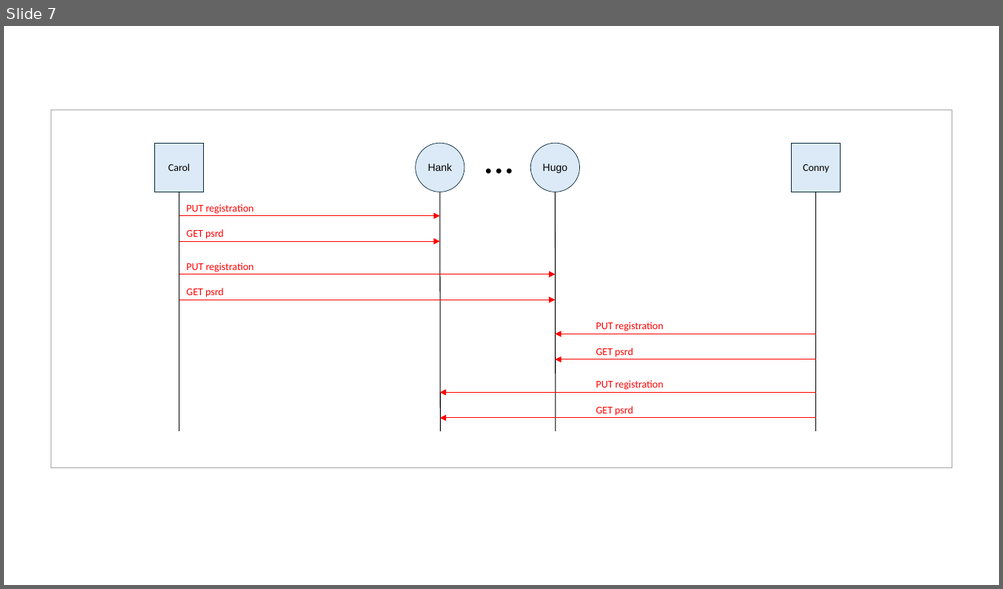
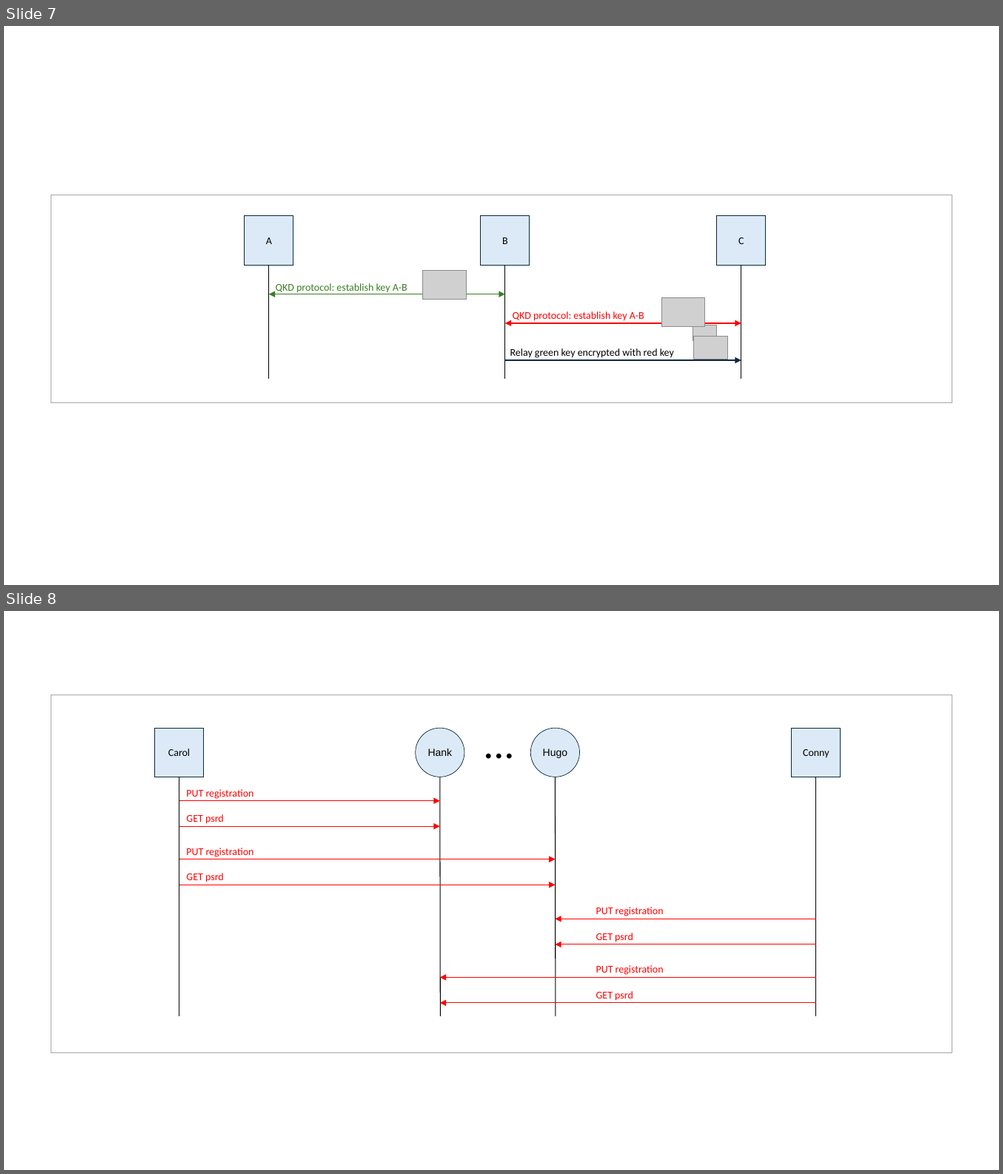
Before and after one commit to brunorijsman/dske-python, a slide deck: docs/figures/figures.pptx. Shown one above the other, each under a label of ours: slide 7 before the commit, slides 7 and 8 after it. The pictures are 1003x589 and 1003x1174 pixels, drawn with LibreOffice and Linux fonts; fonts in the diff are those of the drawing; grey boxes stand for pictures. Boxes give left, top, right and bottom in pixels: in the first picture for what was removed or moved away, otherwise in the second. Text is boxed around its words. In the diff, an @@ line names an element or a change of style, - is before the commit and + after.

```diff
--- a/docs/figures/figures.pptx
+++ b/docs/figures/figures.pptx
@@ slide 7 added at <box>4,26,999,585</box>, background #FFFFFF @@
@@ rectangle added at <box>51,195,952,403</box>, outline #A6A6A6 0.75 pt @@
@@ rectangle added at <box>244,216,293,266</box>, fill #DCEAF7, outline #092A39 0.75 pt, 10 pt, text #000000 @@
+A
@@ rectangle added at <box>481,216,530,266</box>, fill #DCEAF7, outline #092A39 0.75 pt, 10 pt, text #000000 @@
+B
@@ rectangle added at <box>717,216,765,266</box>, fill #DCEAF7, outline #092A39 0.75 pt, 10 pt, text #000000 @@
+C
@@ line added from (269, 266) to (269, 379), #000000 0.75 pt @@
@@ line added from (505, 266) to (505, 379), #000000 0.75 pt @@
@@ line added from (741, 266) to (741, 379), #000000 0.75 pt @@
@@ text added at <box>276,284,407,293</box>, 10 pt, text #3B7D23 @@
+QKD protocol: establish key A-B
@@ picture added at <box>423,271,466,300</box> @@
@@ double arrow added from (505, 295) to (269, 295), #3B7D23 1 pt @@
@@ text added at <box>512,312,644,321</box>, 10 pt, text #FF0000 @@
+QKD protocol: establish key A-B
@@ picture added at <box>661,298,705,326</box> @@
@@ double arrow added from (741, 323) to (505, 323), #FF0000 1 pt @@
@@ picture added at <box>693,325,717,340</box> @@
@@ picture added at <box>694,336,728,359</box> @@
@@ text added at <box>510,349,674,358</box>, 10 pt, text #000000 @@
+Relay green key encrypted with red key
@@ rounded rectangle added at <box>696,338,723,358</box>, fill #FBE3D6 @@
@@ arrow added from (505, 360) to (741, 360), #0E2841 1 pt @@
@@ what was slide 7 is now slide 8 @@
```
Also in this commit, not shown: 2 slides changed, 14 other files.
